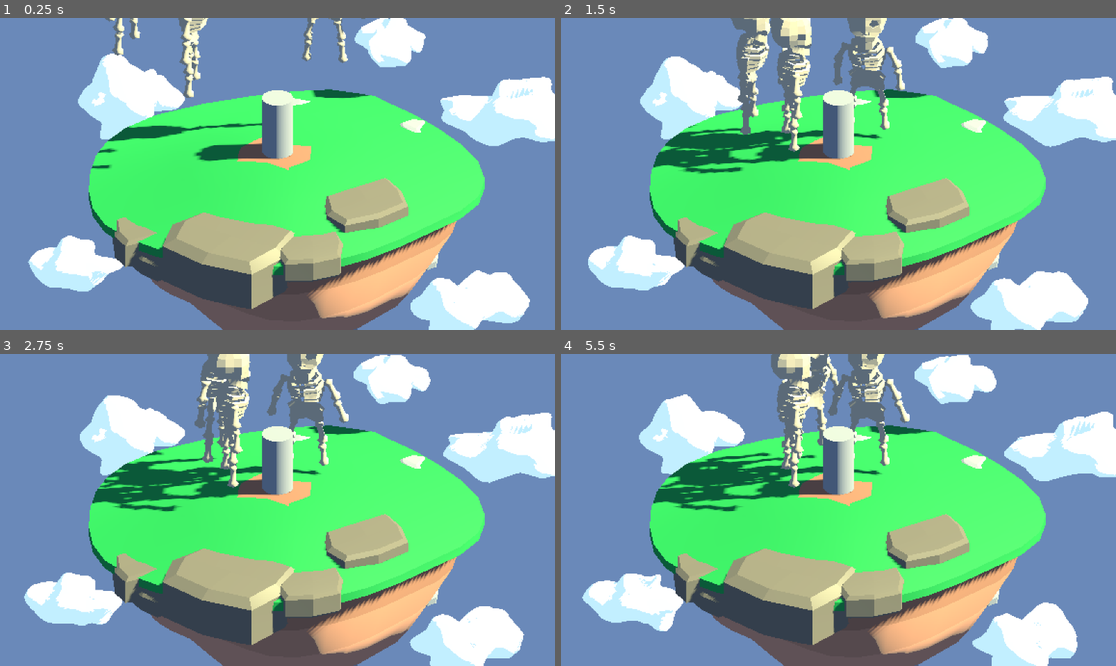
Above: before the commit, frames 1-4 (two rows, left to right).
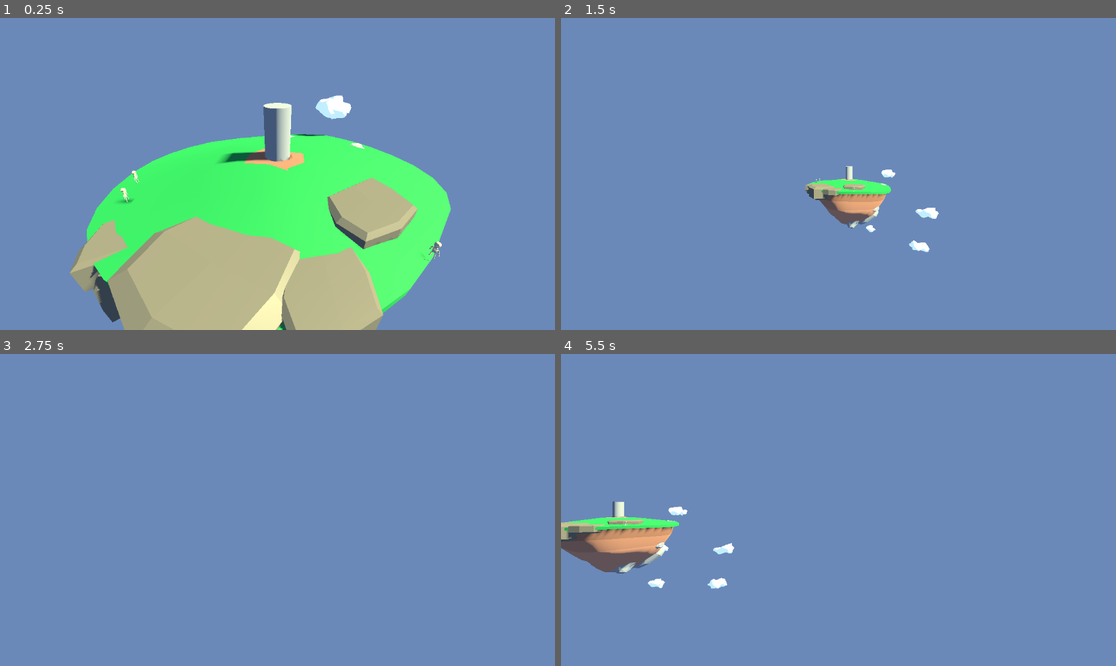
Above: after the commit, the same moments.

Repository: paregos/tower
Game: Godot game, scene res://Scenes/main.tscn
The game is run twice, just before and just after one commit, with the same random seed, the same clock (stepped at 60 frames per second) and the same inputs.
Inputs (mouse positions are in pixels of both pictures, inside the frame that each line leads up to):
- Up to frame 1 (0.25 s): no input
- Up to frame 2 (1.5 s): move the mouse to (960, 158) at 0.52 s; hold D (move_right, bound only after the commit) 0.53-1.28 s; hold Shift (boost, bound only after the commit) 0.53-1.28 s; click (960, 158) at 0.67 s; move the mouse to (727, 189) at 1.27 s; hold S (move_back, bound only after the commit) from 1.28 s (still down); tap Shift (boost, bound only after the commit) at 1.35 s; click (727, 189) at 1.42 s
- Up to frame 3 (2.75 s): move the mouse to (333, 441) at 2.02 s; release S (move_back, bound only after the commit) at 2.03 s; hold D (move_right, bound only after the commit) from 2.03 s (still down); hold Shift (boost, bound only after the commit) from 2.03 s (still down); click (333, 441) at 2.17 s
- Up to frame 4 (5.5 s): move the mouse to (810, 572) at 2.77 s; release D (move_right, bound only after the commit) at 2.78 s; release Shift (boost, bound only after the commit) at 2.78 s; hold W (move_forward, bound only after the commit) 2.78-3.53 s; tap Shift (boost, bound only after the commit) at 2.85, 4.35 s; click (810, 572) at 2.92 s; move the mouse to (1005, 556) at 3.52 s; hold Shift (boost, bound only after the commit) 3.53-4.28 s; hold A (move_left, bound only after the commit) 3.53-5.03 s; click (1005, 556) at 3.67 s; move the mouse to (672, 463) at 4.27 s; click (672, 463) at 4.42 s; move the mouse to (866, 510) at 5.02 s; hold S (move_back, bound only after the commit) from 5.03 s (still down); hold Shift (boost, bound only after the commit) from 5.03 s (still down); click (866, 510) at 5.17 s

The runs differ from the first frame. In frame 1, 42% of the frame differs, in the area x 5-100%, y 0-100%; in frame 2, 58%; in frame 3, 58%; in frame 4, 60%, in the area x 0-100%, y 0-100%.
Error in both runs: Cannot call method 'storage_buffer_create' on a null value. (res://Scripts/edge_detection_compositor.gd:20)

Commit message:
fixed spawn location and sizes

Diff:
--- /dev/null
+++ b/Scenes/camera_3d.gd
@@ -0,0 +1,48 @@
+extends Camera3D
+
+@export var move_speed: float = 10.0
+@export var boost_speed: float = 30.0
+@export var mouse_sensitivity: float = 0.003
+@export var scroll_speed: float = 2.0
+
+var yaw: float = 0.0
+var pitch: float = 0.0
+
+func _ready() -> void:
+	Input.set_mouse_mode(Input.MOUSE_MODE_CAPTURED)
+
+func _unhandled_input(event: InputEvent) -> void:
+	if event is InputEventMouseMotion:
+		yaw -= event.relative.x * mouse_sensitivity
+		pitch -= event.relative.y * mouse_sensitivity
+		pitch = clamp(pitch, deg_to_rad(-89), deg_to_rad(89))
+		rotation = Vector3(pitch, yaw, 0)
+	elif event is InputEventMouseButton:
+		if event.button_index == MOUSE_BUTTON_RIGHT and event.pressed:
+			if Input.get_mouse_mode() == Input.MOUSE_MODE_CAPTURED:
+				Input.set_mouse_mode(Input.MOUSE_MODE_VISIBLE)
+			else:
+				Input.set_mouse_mode(Input.MOUSE_MODE_CAPTURED)
+		elif event.button_index == MOUSE_BUTTON_WHEEL_UP and event.pressed:
+			translate_object_local(Vector3(0, 0, -scroll_speed * get_process_delta_time()))
+		elif event.button_index == MOUSE_BUTTON_WHEEL_DOWN and event.pressed:
+			translate_object_local(Vector3(0, 0,  scroll_speed * get_process_delta_time()))
+
+func _process(delta: float) -> void:
+	var input_dir := Vector3.ZERO
+
+	if Input.is_action_pressed("move_forward"):  input_dir.z -= 1
+	if Input.is_action_pressed("move_back"):     input_dir.z += 1
+	if Input.is_action_pressed("move_left"):     input_dir.x -= 1
+	if Input.is_action_pressed("move_right"):    input_dir.x += 1
+	if Input.is_action_pressed("move_up"):       input_dir.y += 1
+	if Input.is_action_pressed("move_down"):     input_dir.y -= 1
+
+	if input_dir != Vector3.ZERO:
+		input_dir = input_dir.normalized()
+
+	var speed := move_speed
+	if Input.is_action_pressed("boost"):
+		speed = boost_speed
+
+	translate_object_local(input_dir * speed * delta)
--- a/Scenes/main.tscn
+++ b/Scenes/main.tscn
@@ -1,6 +1,7 @@
-[gd_scene load_steps=18 format=4 uid="uid://cnuan21r3remy"]
-
-[ext_resource type="PackedScene" uid="uid://cgaiav1r1023y" path="res://Scenes/island.tscn" id="1_bmvtd"]
+[gd_scene load_steps=19 format=4 uid="uid://cnuan21r3remy"]
+
+[ext_resource type="Script" uid="uid://c3nvtf2dwlw1j" path="res://Scenes/camera_3d.gd" id="1_21xkr"]
+[ext_resource type="PackedScene" uid="uid://cgaiav1r1023y" path="res://Scripts/island.tscn" id="1_bmvtd"]
 [ext_resource type="PackedScene" uid="uid://ce4ri2215s6ua" path="res://Assets/cloud.glb" id="3_xf8s4"]
 [ext_resource type="Shader" uid="uid://c124bd51ron1g" path="res://Shaders/clouds.gdshader" id="4_qsrap"]
 [ext_resource type="Texture2D" uid="uid://dnbldkcba3nhk" path="res://Assets/noise.tres" id="5_7cs18"]
@@ -133,18 +134,17 @@
 grow_horizontal = 2
 grow_vertical = 2
 stretch = true
-stretch_shrink = 2
 
 [node name="SubViewport" type="SubViewport" parent="SubViewportContainer"]
 handle_input_locally = false
-size = Vector2i(576, 324)
+size = Vector2i(1152, 648)
 render_target_update_mode = 4
 
 [node name="Camera3D" type="Camera3D" parent="SubViewportContainer/SubViewport"]
 transform = Transform3D(1, 0, 0, 0, 0.866025, 0.5, 0, -0.5, 0.866025, 0, 6.03694, 7.50437)
-projection = 1
 size = 10.0
 far = 50.0
+script = ExtResource("1_21xkr")
 
 [node name="island2" parent="SubViewportContainer/SubViewport" instance=ExtResource("1_bmvtd")]
 transform = Transform3D(0.9346208, 0, 0.35564584, 0, 1, 0, -0.35564584, 0, 0.9346208, 0, 1.6473572, 0)
--- a/Scenes/monster.tscn
+++ /dev/null
@@ -1,12 +0,0 @@
-[gd_scene load_steps=2 format=3 uid="uid://otl3lw6c0v4k"]
-
-[ext_resource type="PackedScene" uid="uid://6bkkysa5oi6d" path="res://Assets/Monster Pack Animated by Quaternius/FBX/Skeleton.fbx" id="1_xhoai"]
-
-[node name="Monster" type="Node3D"]
-
-[node name="CollisionShape3D" type="CollisionShape3D" parent="."]
-
-[node name="NavigationAgent3D" type="NavigationAgent3D" parent="."]
-
-[node name="Skeleton" parent="." instance=ExtResource("1_xhoai")]
-transform = Transform3D(0.295, 0, 0, 0, 0.295, 0, 0, 0, 0.295, 0, 0, 0)
--- a/Scenes/skeleton.tscn
+++ b/Scenes/skeleton.tscn
@@ -803,7 +803,7 @@
 }
 
 [node name="Skeleton" type="CharacterBody3D"]
-transform = Transform3D(0.2, 0, 0, 0, 0.2, 0, 0, 0, 0.2, 0, 0, 0)
+transform = Transform3D(0.1, 0, 0, 0, 0.1, 0, 0, 0, 0.1, 0, 0, 0)
 script = ExtResource("1_sfdtf")
 
 [node name="CollisionShape3D" type="CollisionShape3D" parent="."]
@@ -943,5 +943,3 @@
 &"Skeleton": SubResource("AnimationLibrary_l4ts6")
 }
 autoplay = "Skeleton/Idle"
-
-[node name="NavigationAgent3D" type="NavigationAgent3D" parent="."]
--- a/Scripts/skeleton.gd
+++ b/Scripts/skeleton.gd
@@ -1,6 +1,6 @@
 extends CharacterBody3D
 
-@export var speed: float = 2.0
+@export var speed: float = 0.1
 @export var gravity: float = ProjectSettings.get_setting("physics/3d/default_gravity") as float
 @export var target: Vector3 = Vector3.ZERO  # (0, any_y, 0)
 
@@ -29,4 +29,4 @@
 	else:
 		velocity.y = 0.0
 
-	move_and_slide()
+	#move_and_slide()
--- a/Scripts/spawner_controller.gd
+++ b/Scripts/spawner_controller.gd
@@ -1,8 +1,8 @@
 extends Node3D
 
 @export var enemy_count: int = 3
-@export var margin_from_edge: float = 2.0
-@export var up_offset: float = 0.5
+@export var margin_from_edge: float = 0.1
+@export var up_offset: float = 0
 @export var ground_collision_mask: int = 1
 @export_node_path("MeshInstance3D") var grass_path: NodePath
 @export var monster_scene: PackedScene = preload("res://Scenes/skeleton.tscn")
@@ -39,18 +39,25 @@
 	var theta: float = rng.randf_range(0.0, TAU)
 	var x: float = center.x + r * sin(theta)
 	var z: float = center.z + r * cos(theta)
-	return _raycast_down(Vector3(x, center.y + 100.0, z), Vector3(x, center.y - 100.0, z))
+	var from: Vector3 = Vector3(x, center.y + 200.0, z)
+	var to: Vector3   = Vector3(x, center.y - 200.0, z)
+	return _raycast_down(from, to, center.y)
 
-func _raycast_down(from: Vector3, to: Vector3) -> Vector3:
+func _raycast_down(from: Vector3, to: Vector3, fallback_y: float) -> Vector3:
 	var space: PhysicsDirectSpaceState3D = get_world_3d().direct_space_state
 	var params := PhysicsRayQueryParameters3D.create(from, to)
 	params.collision_mask = ground_collision_mask
 	var hit: Dictionary = space.intersect_ray(params)
+
 	if hit.has("position"):
-		return (hit["position"] as Vector3) + Vector3(0.0, up_offset, 0.0)
-	return to + Vector3(0.0, up_offset, 0.0)
+		return hit["position"] + Vector3(0.0, up_offset, 0.0)
+
+	# fallback if ray misses
+	return Vector3(from.x, fallback_y + up_offset, from.z)
 
 func _spawn_monster(pos: Vector3) -> void:
 	var m: Node3D = monster_scene.instantiate() as Node3D
+	add_child(m)
 	m.global_position = pos
-	add_child(m)
+	print("spawn at ", pos)
+	m.scale = Vector3(0.1, 0.1, 0.1)
--- a/project.godot
+++ b/project.godot
@@ -20,6 +20,44 @@
 window/size/borderless=true
 window/stretch/aspect="expand"
 
+[input]
+
+move_forward={
+"deadzone": 0.2,
+"events": [Object(InputEventKey,"resource_local_to_scene":false,"resource_name":"","device":-1,"window_id":0,"alt_pressed":false,"shift_pressed":false,"ctrl_pressed":false,"meta_pressed":false,"pressed":false,"keycode":0,"physical_keycode":87,"key_label":0,"unicode":119,"location":0,"echo":false,"script":null)
+]
+}
+move_back={
+"deadzone": 0.2,
+"events": [Object(InputEventKey,"resource_local_to_scene":false,"resource_name":"","device":-1,"window_id":0,"alt_pressed":false,"shift_pressed":false,"ctrl_pressed":false,"meta_pressed":false,"pressed":false,"keycode":0,"physical_keycode":83,"key_label":0,"unicode":115,"location":0,"echo":false,"script":null)
+]
+}
+move_left={
+"deadzone": 0.2,
+"events": [Object(InputEventKey,"resource_local_to_scene":false,"resource_name":"","device":-1,"window_id":0,"alt_pressed":false,"shift_pressed":false,"ctrl_pressed":false,"meta_pressed":false,"pressed":false,"keycode":0,"physical_keycode":65,"key_label":0,"unicode":97,"location":0,"echo":false,"script":null)
+]
+}
+move_right={
+"deadzone": 0.2,
+"events": [Object(InputEventKey,"resource_local_to_scene":false,"resource_name":"","device":-1,"window_id":0,"alt_pressed":false,"shift_pressed":false,"ctrl_pressed":false,"meta_pressed":false,"pressed":false,"keycode":0,"physical_keycode":68,"key_label":0,"unicode":100,"location":0,"echo":false,"script":null)
+]
+}
+move_up={
+"deadzone": 0.2,
+"events": [Object(InputEventKey,"resource_local_to_scene":false,"resource_name":"","device":-1,"window_id":0,"alt_pressed":false,"shift_pressed":false,"ctrl_pressed":false,"meta_pressed":false,"pressed":false,"keycode":0,"physical_keycode":32,"key_label":0,"unicode":32,"location":0,"echo":false,"script":null)
+]
+}
+move_down={
+"deadzone": 0.2,
+"events": [Object(InputEventKey,"resource_local_to_scene":false,"resource_name":"","device":-1,"window_id":0,"alt_pressed":false,"shift_pressed":false,"ctrl_pressed":false,"meta_pressed":false,"pressed":false,"keycode":0,"physical_keycode":4194326,"key_label":0,"unicode":0,"location":0,"echo":false,"script":null)
+]
+}
+boost={
+"deadzone": 0.2,
+"events": [Object(InputEventKey,"resource_local_to_scene":false,"resource_name":"","device":-1,"window_id":0,"alt_pressed":false,"shift_pressed":false,"ctrl_pressed":false,"meta_pressed":false,"pressed":false,"keycode":0,"physical_keycode":4194325,"key_label":0,"unicode":0,"location":0,"echo":false,"script":null)
+]
+}
+
 [rendering]
 
 lights_and_shadows/directional_shadow/soft_shadow_filter_quality=0
Not shown, added: Scenes/camera_3d.gd.uid
Renamed: Scenes/island.tscn -> Scripts/island.tscn
